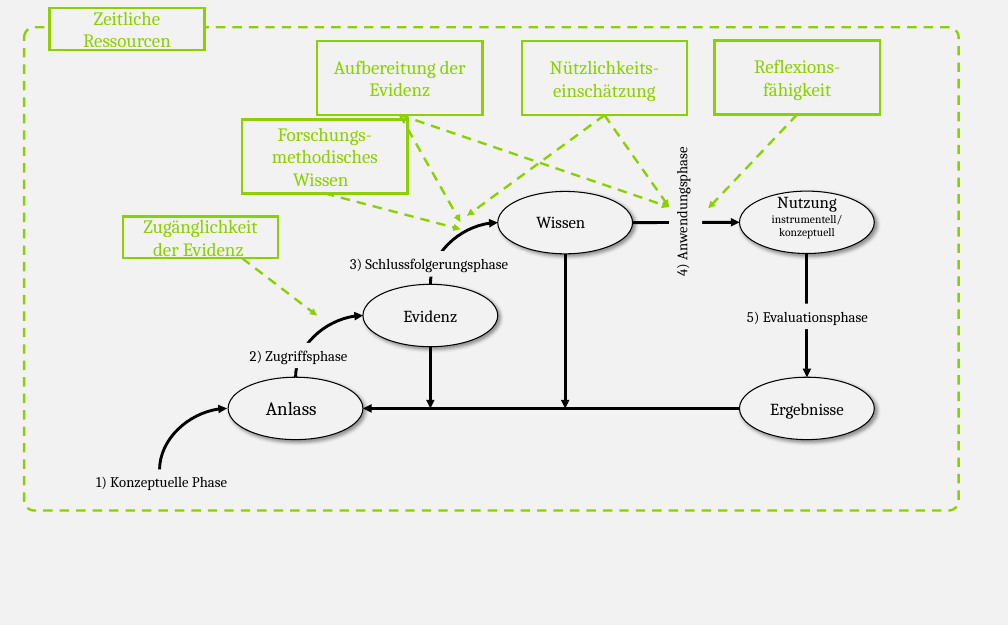
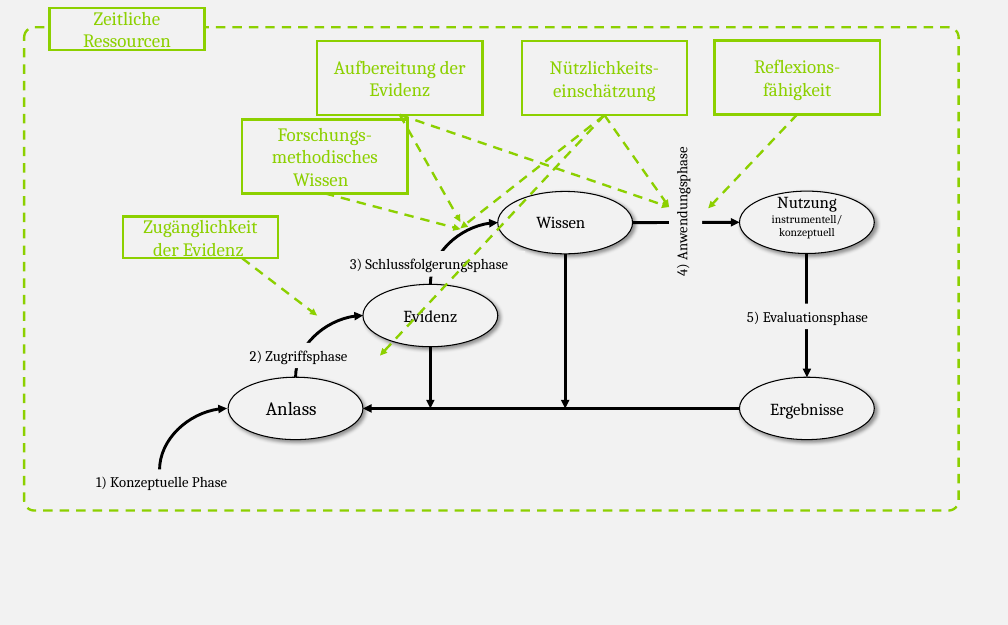
Before and after one commit to kirstinschmidt/GEBF_2025, a slide deck: slide 7 of img/Groß_Ophoff et al (2023)_adapted.pptx. Drawn at 1008x625 pixels with LibreOffice and Linux fonts; fonts in the diff are those of the drawing. Boxes give left, top, right and bottom in pixels: in the first picture for what was removed or moved away, otherwise in the second. Text is boxed around its words. In the diff, an @@ line names an element or a change of style, - is before the commit and + after.

```diff
--- a/img/Groß_Ophoff et al (2023)_adapted.pptx
+++ b/img/Groß_Ophoff et al (2023)_adapted.pptx
@@ arrow added from (605, 115) to (380, 355), #8CD000 2.25 pt dashed @@
@@ arrow moved from (605, 115) - (467, 216) to (605, 115) - (461, 228) @@
```
Also in this commit, not shown: 1 other slide changed, 6 slides removed, 19 other files.
